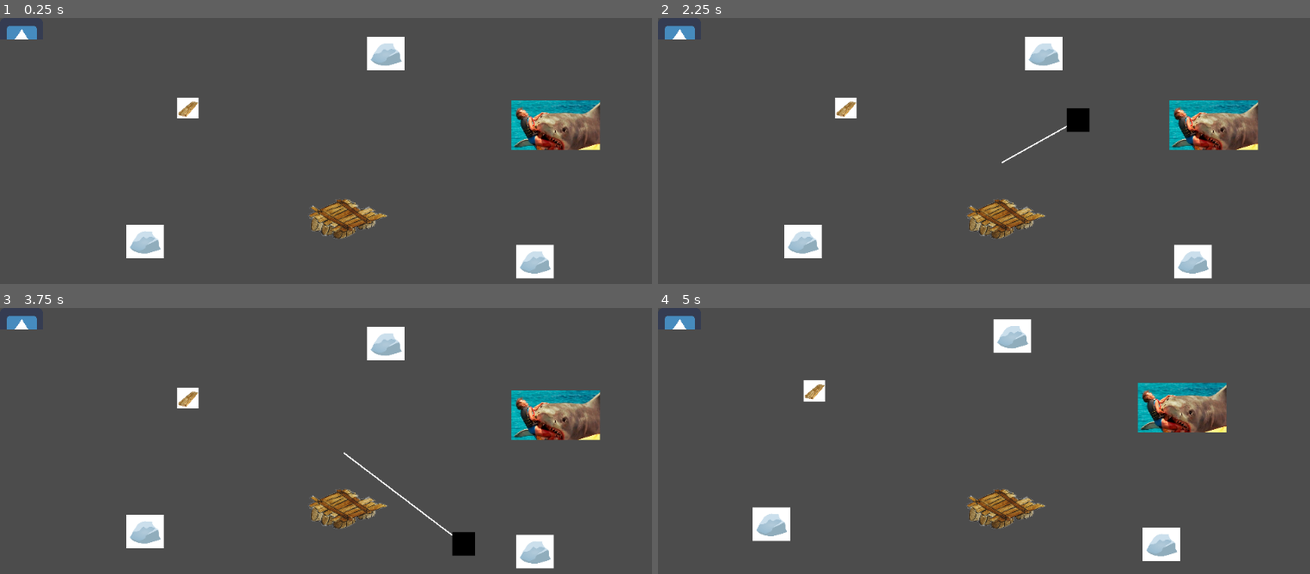
Above: before the commit, frames 1-4 (two rows, left to right).
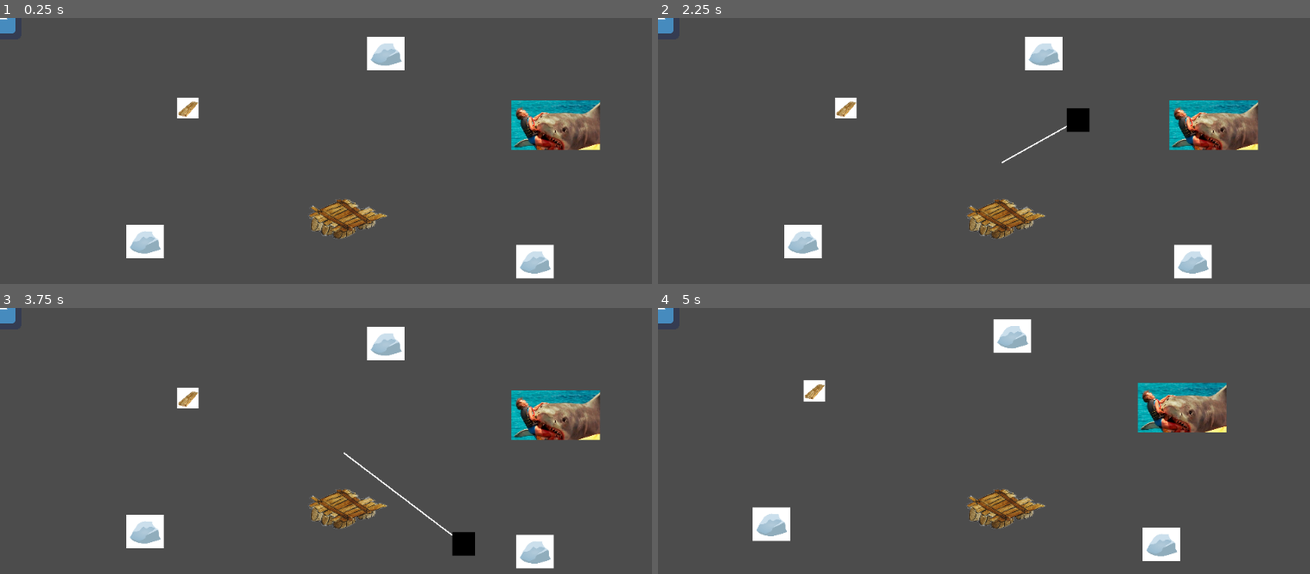
Above: after the commit, the same moments.

Repository: surgura/kwok5
Game: Godot game, scene res://world.tscn
Same seed, same stepped clock (60 frames per second), same inputs: the game is played once before the commit and once after it. The engine's default icon, where the game draws it, is replaced by a stand-in: a white triangle on a blue panel in a dark square.
Inputs (mouse positions are in pixels of both pictures, inside the frame that each line leads up to):
- Up to frame 1 (0.25 s): no input
- Up to frame 2 (2.25 s): tap Enter at 0.5 s; move the mouse to (1153, 198) at 0.52 s; click (1153, 198) at 0.6 s; move the mouse to (866, 238) at 1.27 s; click (866, 238) at 1.35 s; tap Space at 2 s; move the mouse to (1068, 129) at 2.02 s; click (1068, 129) at 2.1 s
- Up to frame 3 (3.75 s): move the mouse to (outside the picture) at 2.77 s; click (outside the picture) at 2.85 s; tap Enter at 3.5 s; move the mouse to (547, 568) at 3.52 s; click (547, 568) at 3.6 s
- Up to frame 4 (5 s): move the mouse to (794, 448) at 4.27 s; click (794, 448) at 4.35 s

The runs differ from the first frame. In frame 1, 0.3% of the frame differs, in the area x 0-6%, y 0-9%; in frame 2, 0.3%; in frame 3, 0.3%; in frame 4, 0.3%.

Commit message:
Setup for positioning items in GUI

Diff:
--- a/godot/inventory/models/ExampleItemModel.gd
+++ b/godot/inventory/models/ExampleItemModel.gd
@@ -1,13 +1,7 @@
 extends ItemModel
-
 
 func _init():
 	.init("ExampleItem", 10, 10, true, 1, 1)
 
-func _ready():
-	pass
-
 func _draw():
-	var sprite = get_node("Sprite");
-	sprite.region_rect.size.y = 32
-	pass
+	region_rect.size.y = 32
--- a/godot/inventory/models/ItemModel.gd
+++ b/godot/inventory/models/ItemModel.gd
@@ -1,4 +1,4 @@
-extends Node2D
+extends Sprite
 
 class_name ItemModel
 
--- a/godot/inventory/scenes/ExampleItemScene.tscn
+++ b/godot/inventory/scenes/ExampleItemScene.tscn
@@ -1,13 +1,8 @@
 [gd_scene load_steps=3 format=2]
 
-[ext_resource path="res://inventory/models/ExampleItemModel.gd" type="Script" id=1]
-[ext_resource path="res://icon.png" type="Texture" id=2]
+[ext_resource path="res://icon.png" type="Texture" id=1]
+[ext_resource path="res://inventory/models/ExampleItemModel.gd" type="Script" id=2]
 
-[node name="Node2D" type="Node2D"]
-script = ExtResource( 1 )
-
-[node name="Sprite" type="Sprite" parent="."]
-texture = ExtResource( 2 )
-centered = false
-region_enabled = true
-region_rect = Rect2( 0, 0, 64, 64 )
+[node name="Sprite" type="Sprite"]
+texture = ExtResource( 1 )
+script = ExtResource( 2 )
--- a/godot/inventory/services/InventoryService.gd
+++ b/godot/inventory/services/InventoryService.gd
@@ -22,6 +22,8 @@
 	if (head.durability_current <= 0):
 		remove_item(head.item_name, head.quantity)
 
+	redraw_items()
+
 # Adds item to inventory
 func add_item(item_name: String) -> Object:
 	var item_instance = null
@@ -30,6 +32,7 @@
 			_custom_add_item(ExampleItemScene.instance())
 		_:
 			print("Item (" + item_name + ") not found")
+	redraw_items()
 	return item_instance
 
 # Finds item with given item_name
@@ -56,6 +59,7 @@
 				print("removed " + item_instance.item_name)
 			else:
 				print("removed " + str(item_instance.quantity) + item_instance.item_name)
+			redraw_items()
 			return true
 
 # Helper function to add item instances to inventory
@@ -92,6 +96,13 @@
 		+ "\nQUANTITY:   " + str(items[i].quantity)
 		)
 
+func redraw_items():
+	pass
+	#for i in range(0, items.size()):
+	#	items[i].position.x = 100
+	# set height for every item
+	# set pisition for every item
+
 # Called every frame. 'delta' is the elapsed time since the previous frame.
 #func _process(delta):
 #	pass
--- a/godot/project.godot
+++ b/godot/project.godot
@@ -9,7 +9,7 @@
 config_version=4
 
 _global_script_classes=[ {
-"base": "Node2D",
+"base": "Sprite",
 "class": "ItemModel",
 "language": "GDScript",
 "path": "res://inventory/models/ItemModel.gd"
